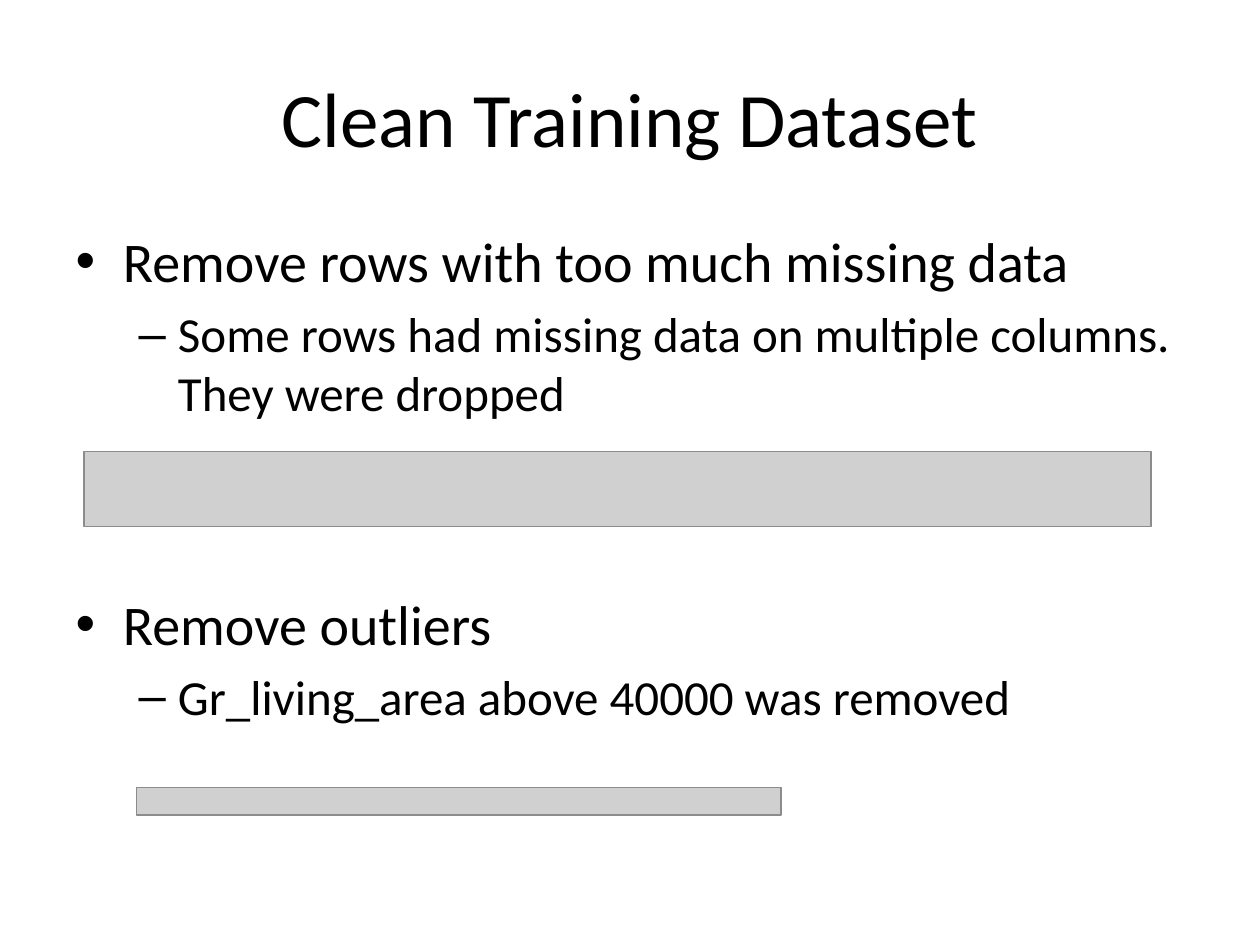
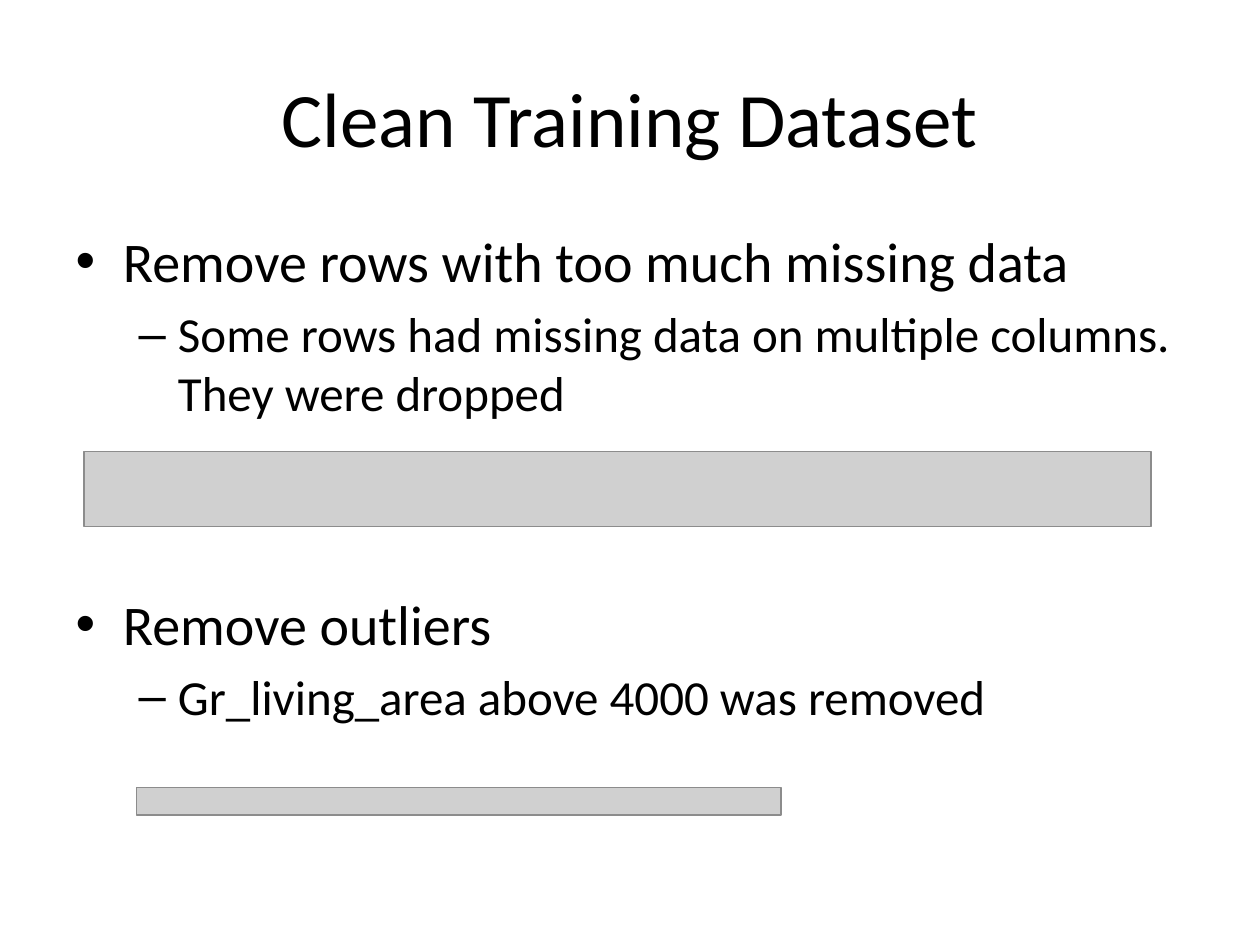
Before and after one commit to dantawesi/Predicting-Arnes-House-Prices-with-linear-regression, a slide deck: slide 5 of Arnes Housing Dataset.pptx. Drawn at 1260x945 pixels with LibreOffice and Linux fonts; fonts in the diff are those of the drawing; grey boxes stand for pictures. Boxes give left, top, right and bottom in pixels: in the first picture for what was removed or moved away, otherwise in the second. Text is boxed around its words. In the diff, an @@ line names an element or a change of style, - is before the commit and + after.

```diff
--- a/Arnes Housing Dataset.pptx
+++ b/Arnes Housing Dataset.pptx
@@ text at (178, 681, 985, 724): text changed @@
-  – Gr_living_area above 40000 was removed
+  – Gr_living_area above 4000 was removed
```
Also in this commit, not shown: 1 other slide changed.
